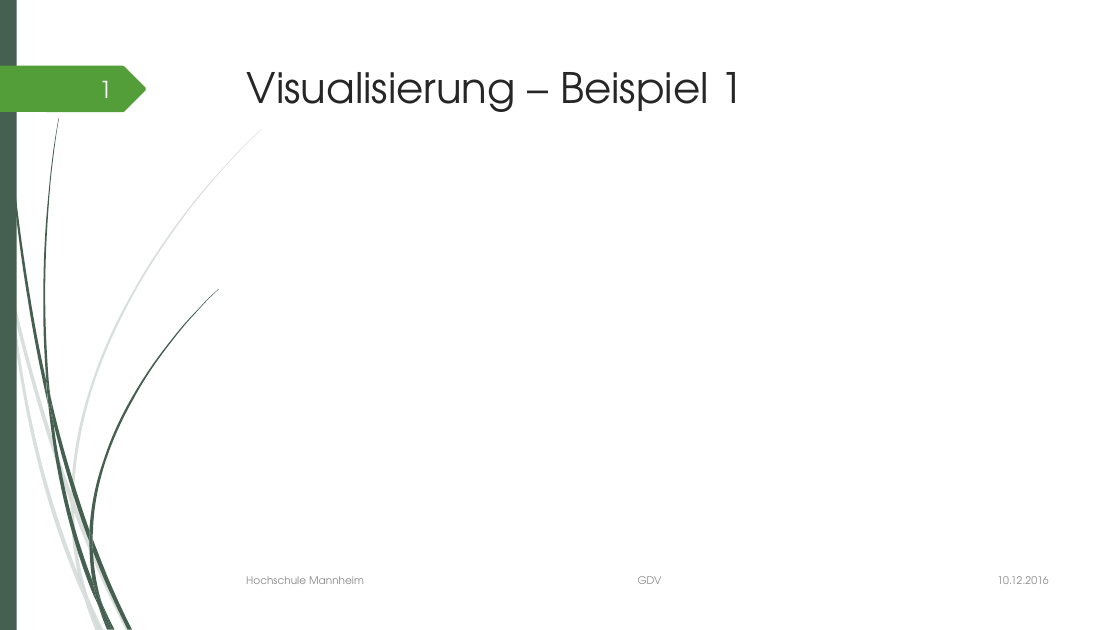
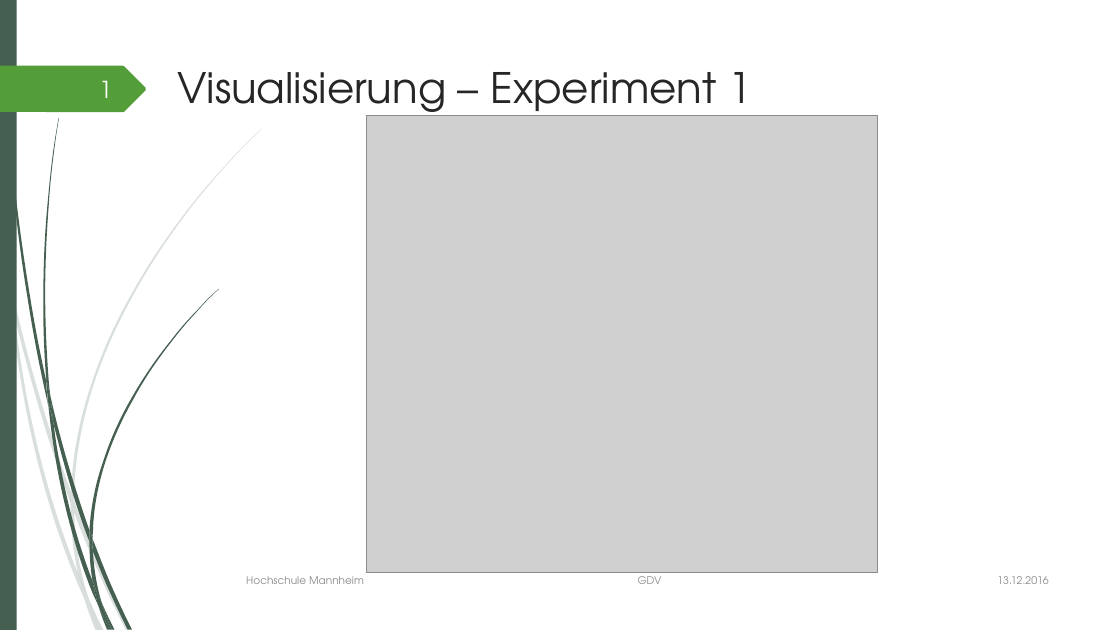
Before and after one commit to colonizator/GDV-Zuerich-Parkflaechen, a slide deck: slide 6 of Dokumente/Präsentationen/Zürich Parkflächen Zwischenpräsentation.pptx. Drawn at 1120x630 pixels with LibreOffice and Linux fonts; fonts in the diff are those of the drawing; grey boxes stand for pictures. Boxes give left, top, right and bottom in pixels: in the first picture for what was removed or moved away, otherwise in the second. Text is boxed around its words. In the diff, an @@ line names an element or a change of style, - is before the commit and + after.

```diff
--- a/Dokumente/Präsentationen/Zürich Parkflächen Zwischenpräsentation.pptx
+++ b/Dokumente/Präsentationen/Zürich Parkflächen Zwischenpräsentation.pptx
@@ title at [177, 72, 751, 123]: text changed @@
-Visualisierung – Beispiel 1
+Visualisierung – Experiment 1
@@ picture added at [366, 115, 878, 573] @@
@@ text at [997, 576, 1048, 584]: text changed @@
-10.12.2016
+13.12.2016
```
Also in this commit, not shown: 9 other slides changed.
